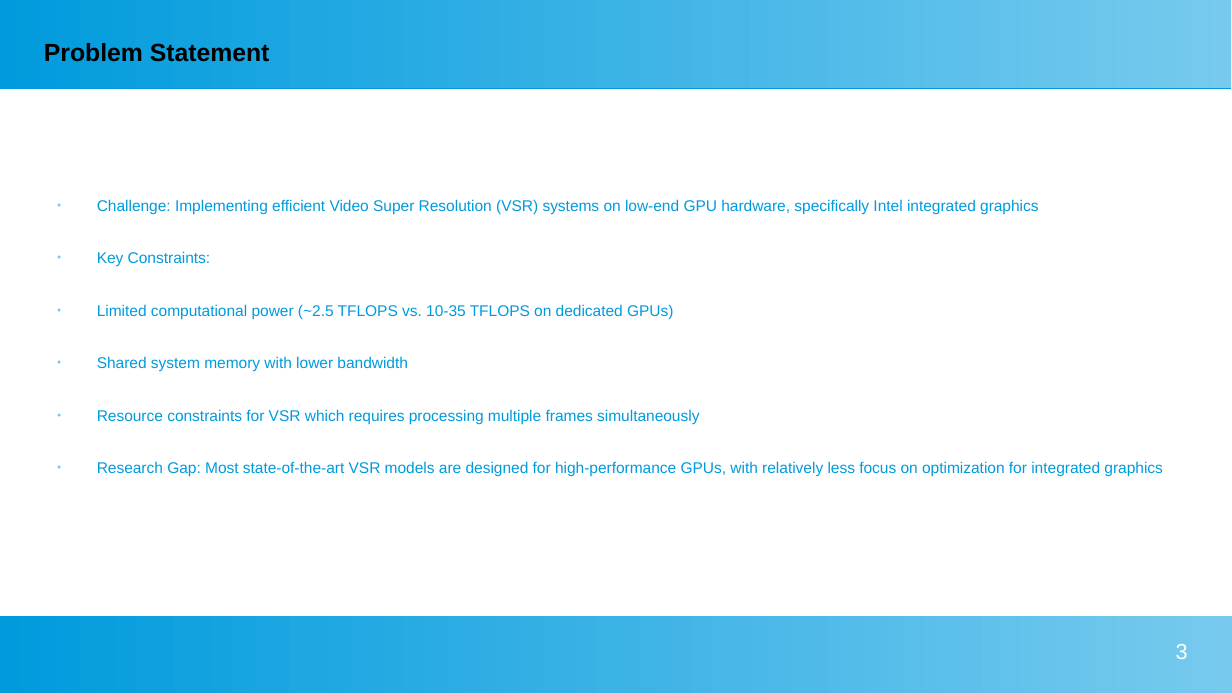
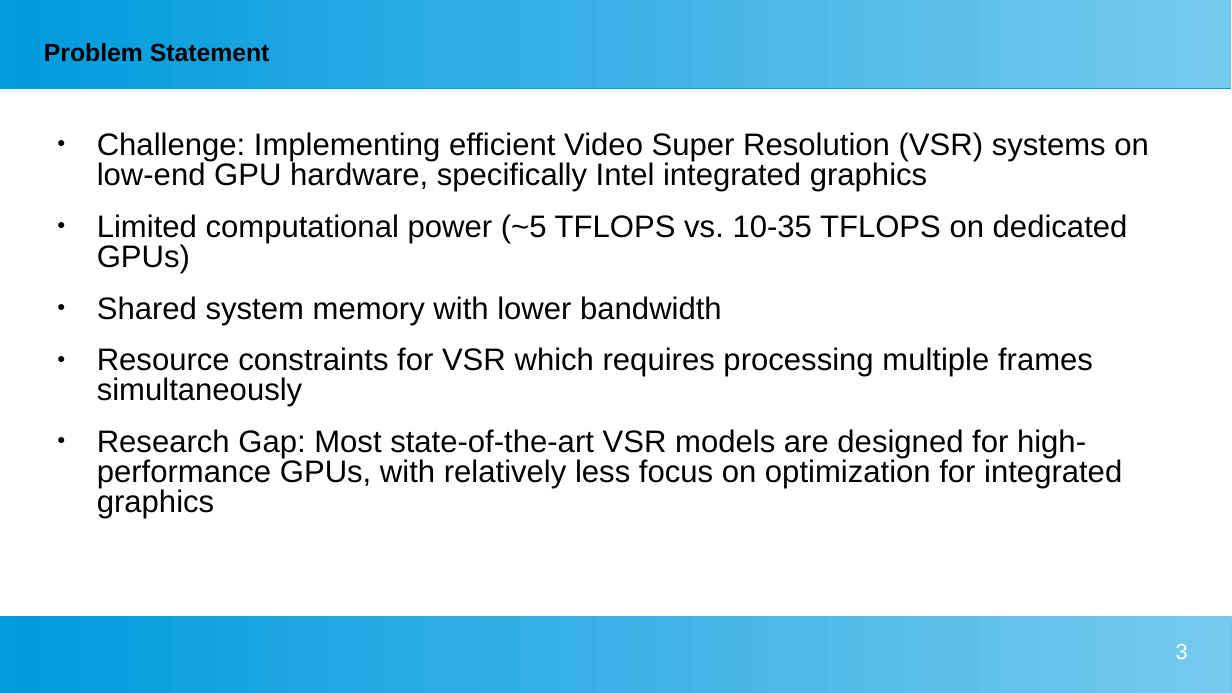
Before and after one commit to pradeepkdlkrni/sem4_project_submissions, a slide deck: slide 3 of submission/phase1/powerPoint/vsr.ppsx. Drawn at 1232x693 pixels with LibreOffice and Linux fonts; fonts in the diff are those of the drawing. Boxes give left, top, right and bottom in pixels: in the first picture for what was removed or moved away, otherwise in the second. Text is boxed around its words. In the diff, an @@ line names an element or a change of style, - is before the commit and + after.

```diff
--- a/submission/phase1/powerPoint/vsr.ppsx
+++ b/submission/phase1/powerPoint/vsr.ppsx
@@ text at [97,132,1149,518]: size 10 to 20 pt, text colour #009BDD to #000000 in "Challenge: Implementing efficient Video Super Resolution (VS ...", "Shared system memory with lower bandwidth", "Resource constraints for VSR which requires processing ...", "Research Gap: Most state-of-the-art VSR models are ..."; line spacing 1 to 0.8; less space between paragraphs; bullet colour #77CAEE to #000000 @@
@@ text at [97,214,1128,273]: text changed; size 10 to 20 pt; text colour #009BDD to #000000 @@
-● Key Constraints:
-● Limited computational power (~2.5 TFLOPS vs. 10-35 TFLOPS on dedicated GPUs)
+● Limited computational power (~5 TFLOPS vs. 10-35 TFLOPS on dedicated GPUs)
```
Also in this commit, not shown: 6 other slides changed, 11 slides added, 3 slides removed.
